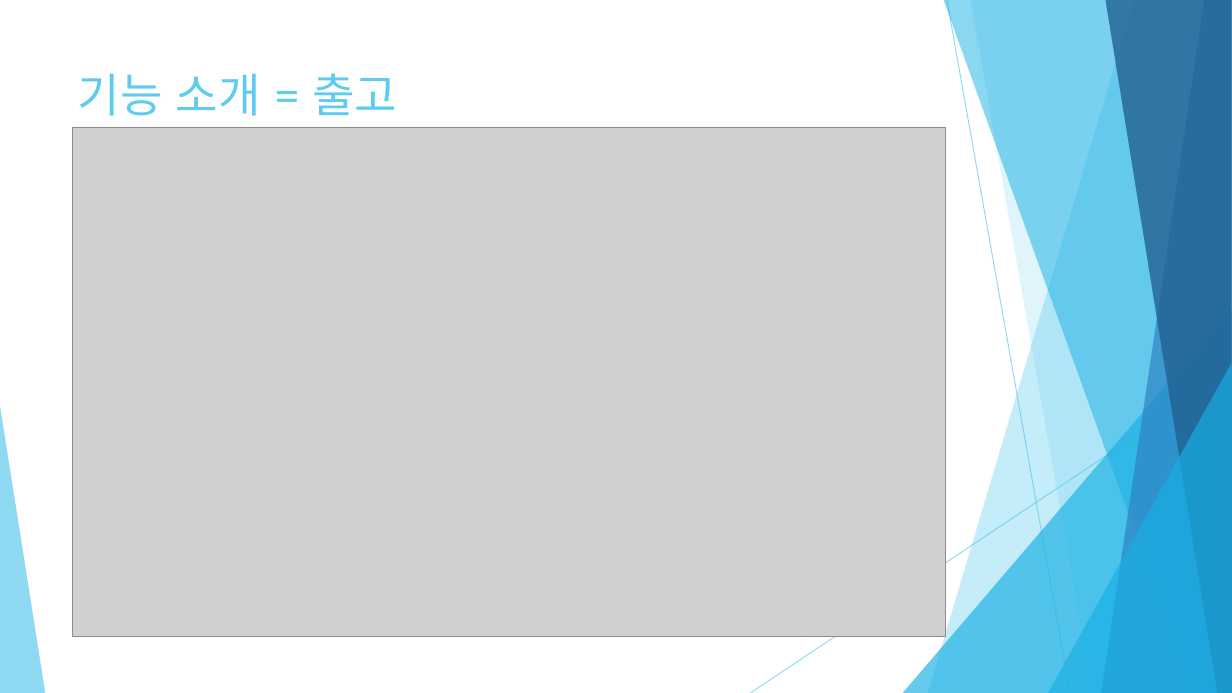
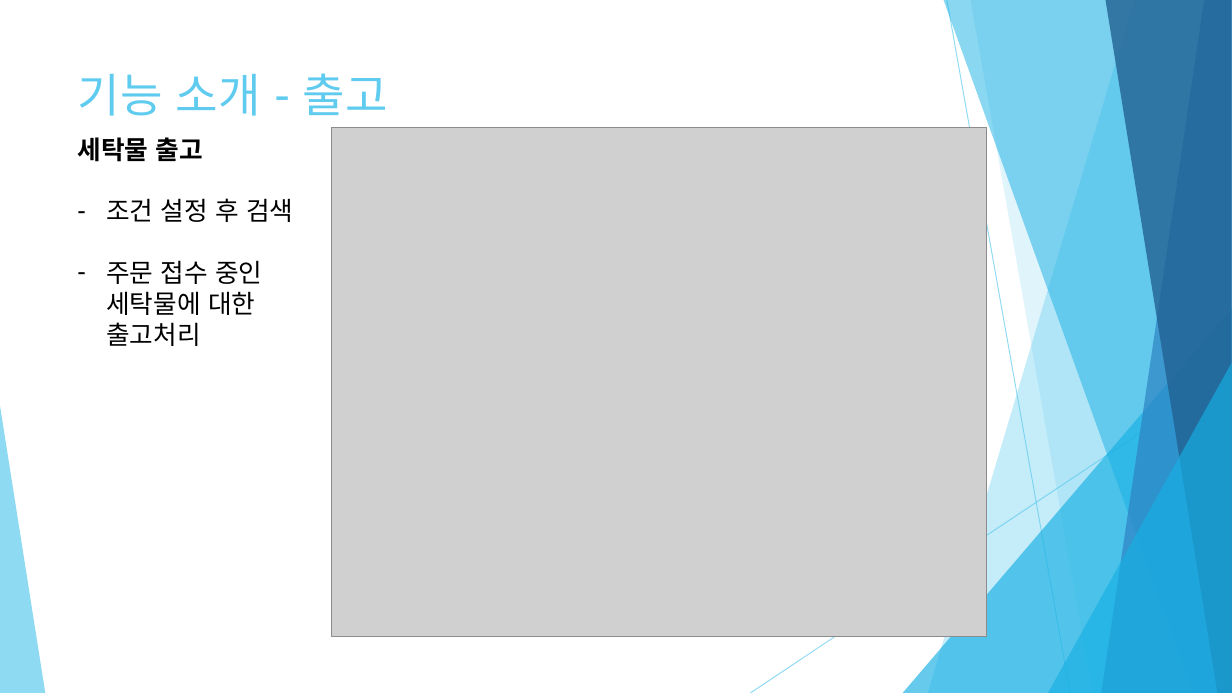
Before and after one commit to mywns123/project_yeop, a slide deck: slide 12 of document/세탁물 주문 관리_임준엽.pptx (slide 18 before the commit). Drawn at 1232x693 pixels with LibreOffice and Linux fonts; fonts in the diff are those of the drawing; grey boxes stand for pictures. Boxes give left, top, right and bottom in pixels: in the first picture for what was removed or moved away, otherwise in the second. Text is boxed around its words. In the diff, an @@ line names an element or a change of style, - is before the commit and + after.

```diff
--- a/document/세탁물 주문 관리_임준엽.pptx
+++ b/document/세탁물 주문 관리_임준엽.pptx
@@ title at [78,73,388,116]: text changed @@
-기능 소개 = 출고
+기능 소개 - 출고
@@ text added at [77,137,293,346], 20 pt, text #000000 @@
+세탁물 출고
+– 조건 설정 후 검색
+– 주문 접수 중인 세탁물에 대한 출고처리
@@ picture: place and size @@
-picture at [73,128,946,637]
+picture at [332,128,987,637]
```
Also in this commit, not shown: 18 other slides changed, 6 slides removed, 4 other files.
